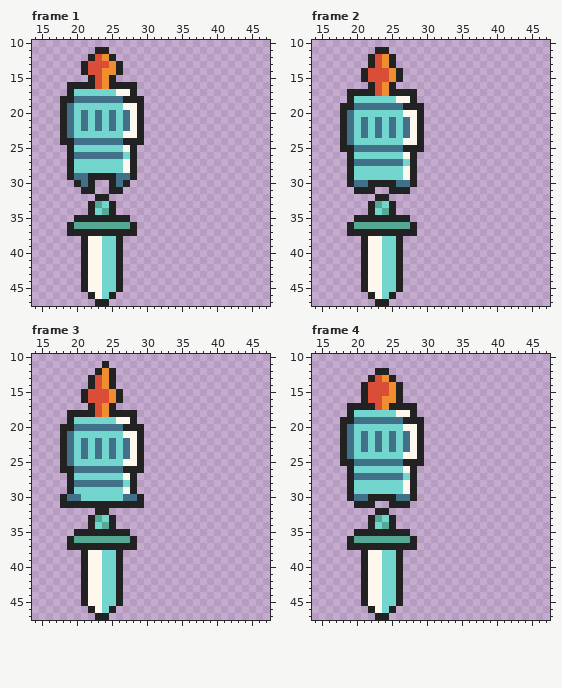
File history of a pixel-art file, Project/Assets/player_sprites.aseprite. The first picture shows the starting point.
48x48 pixels, 16 frames. Shown: frame 1: x 14..47, y 10..47; frame 2: x 14..47, y 10..47; frame 3: x 14..47, y 10..47; frame 4: x 14..47, y 10..47. The commit also changed other frames, which this record leaves out.
New version:
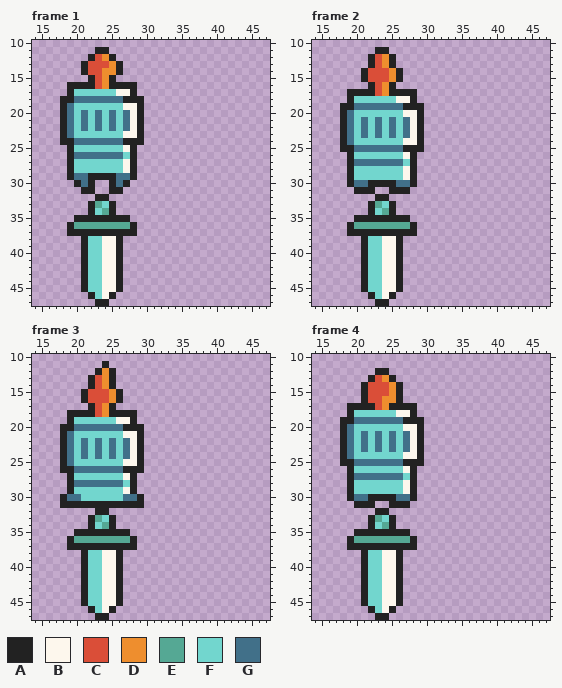
Palette (. is transparent): A #222222  B #fdf7ed  C #da4e38  D #ee8e2e  E #55a894  F #72d6ce  G #417089
Commit message: add player death animation
Change:
Frame 1, layer "Layer 1":
y 38..45: x 22..25 BBFF -> FFBB
y 46: x 23..24 BF -> FB
Frame 2, layer "Layer 1": the same change as frame 1
Frame 3, layer "Layer 1": the same change as frame 1
Frame 4, layer "Layer 1": the same change as frame 1
